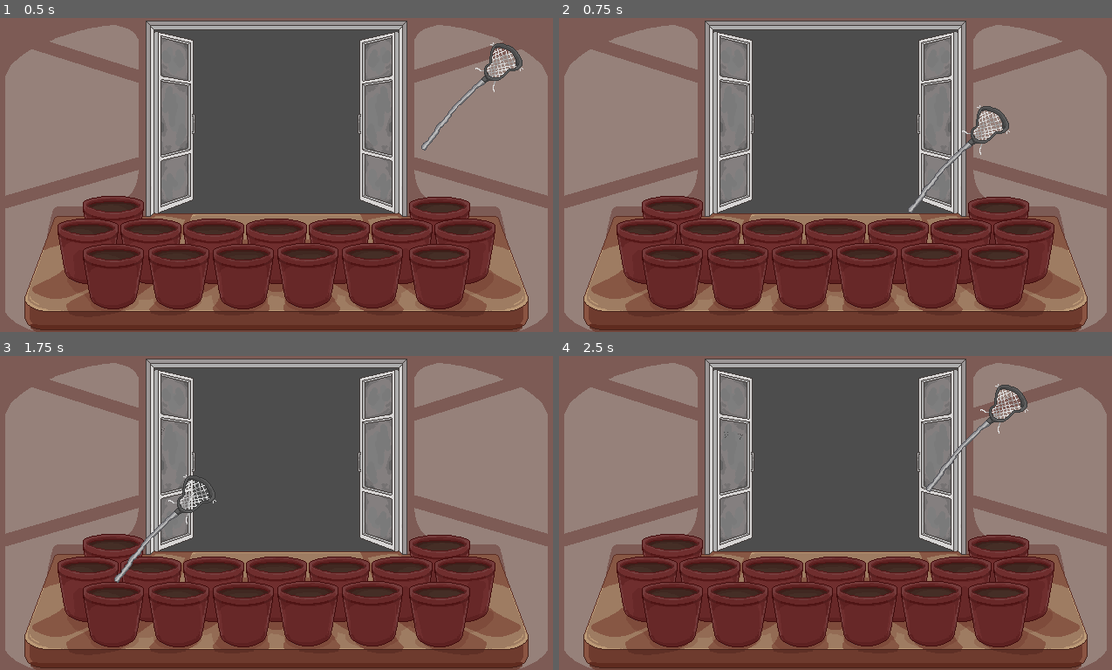
Above: before the commit, frames 1-4 (two rows, left to right).
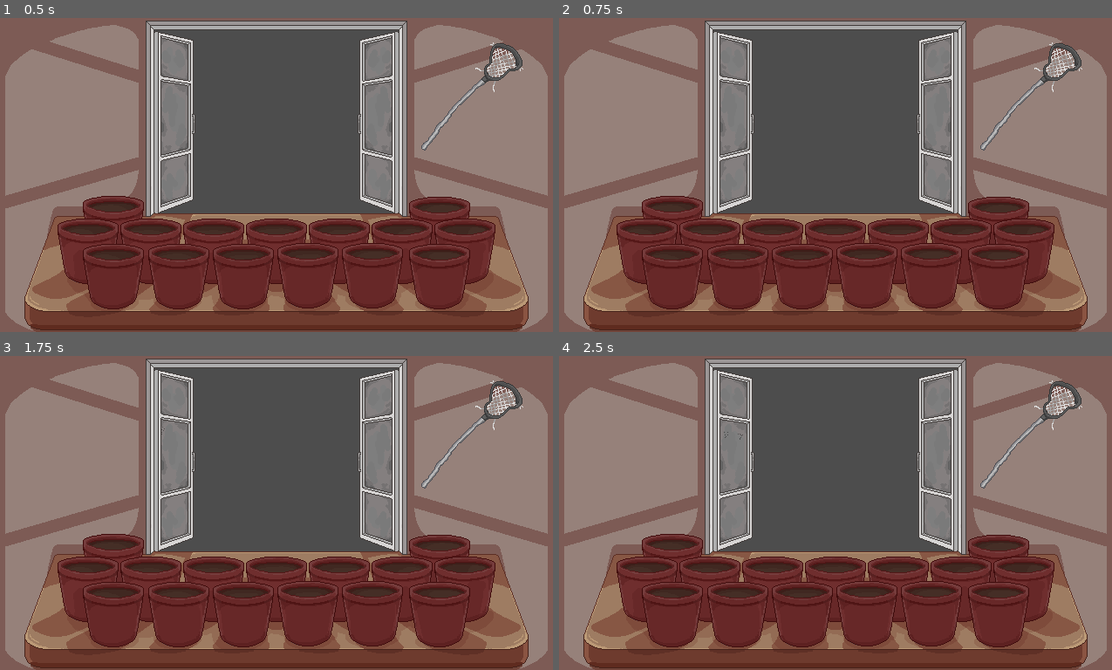
Above: after the commit, the same moments.

Repository: Hbox2000/SaturdayCheese-GameJam
Game: Godot game, scene res://Scenes/game.tscn
The game is run twice, just before and just after one commit, with the same random seed, the same clock (stepped at 60 frames per second) and the same inputs.
Inputs (mouse positions are in pixels of both pictures, inside the frame that each line leads up to):
- Up to frame 1 (0.5 s): no input
- Up to frame 2 (0.75 s): tap Enter at 0.5 s; move the mouse to (957, 159) at 0.52 s; click (957, 159) at 0.6 s
- Up to frame 3 (1.75 s): right-click (398, 497) at 0.8 s; move the mouse to (165, 528) at 1.27 s; hold Left (ui_left) from 1.28 s (still down); right-click (165, 528) at 1.35 s; click (165, 528) at 1.55 s
- Up to frame 4 (2.5 s): tap Space at 2 s; move the mouse to (890, 443) at 2.02 s; release Left (ui_left) at 2.03 s; click (890, 443) at 2.1 s; right-click (890, 443) at 2.3 s

Frame 1 is identical in both runs. In frame 2, 1.2% of the frame differs, in the area x 63-95%, y 7-62%; in frame 3, 1.1%; in frame 4, 1.3%, in the area x 66-95%, y 7-44%.

Commit message:
added pickup timer and unbound tool pickup from left click

Diff:
--- a/Scripts/tool.gd
+++ b/Scripts/tool.gd
@@ -6,6 +6,10 @@
 var _original_position: Vector2
 var _is_following: bool = false
 var _tween: Tween
+var _can_grab : bool = true
+var _pick_up_Cooldown_Timer : float = 0.3
+
+#var mouse_position :
 
 func _ready() -> void:
 	_original_position = global_position
@@ -14,12 +18,22 @@
 	if _is_following:
 		global_position = get_global_mouse_position()
 
-	if not _is_following and Input.is_action_just_pressed("left_click"):
+	if not _is_following and get_global_mouse_position().distance_to(position) < 90 and _can_grab:
 		_pick_up()
+		_can_grab = false
 
 	if _is_following and Input.is_action_just_pressed("right_click"):
 		_release()
 		get_viewport().set_input_as_handled()
+		_can_grab = false
+
+	if not _can_grab and _pick_up_Cooldown_Timer >= 0 :
+		_pick_up_Cooldown_Timer = _pick_up_Cooldown_Timer - _delta
+		if _pick_up_Cooldown_Timer <= 0 :
+			_can_grab = true
+			_pick_up_Cooldown_Timer = 0.3
+
+	print (get_global_mouse_position().distance_to(position))
 
 func is_following() -> bool:
 	return _is_following
